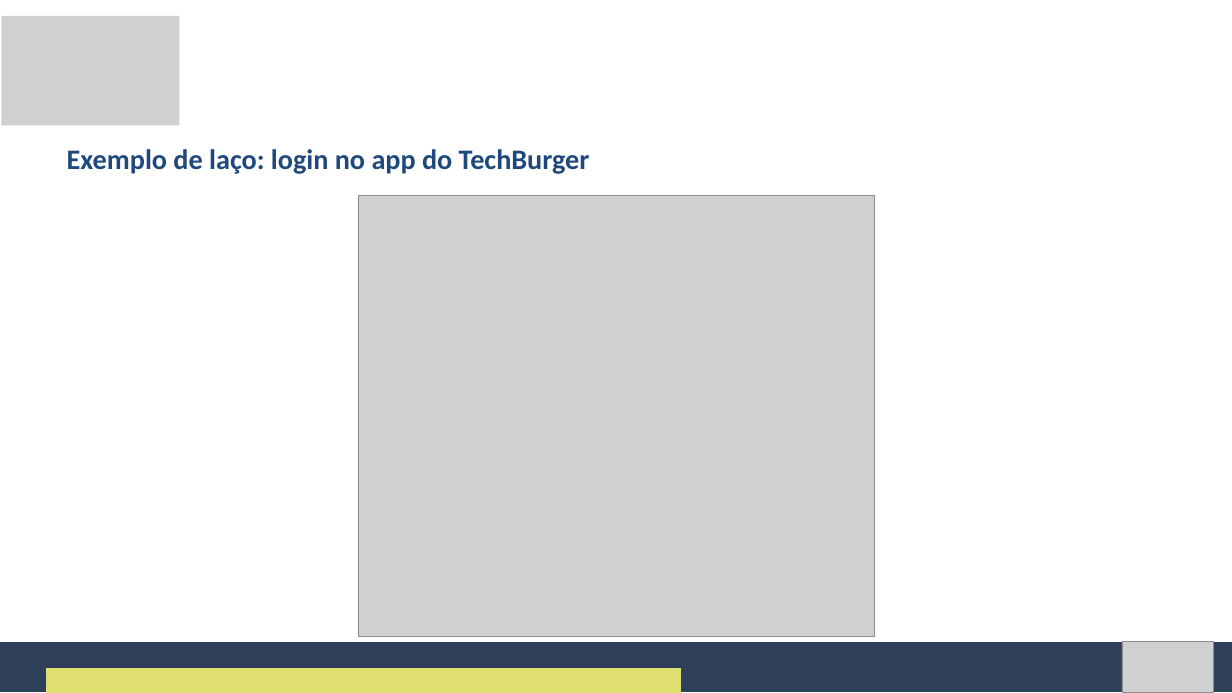
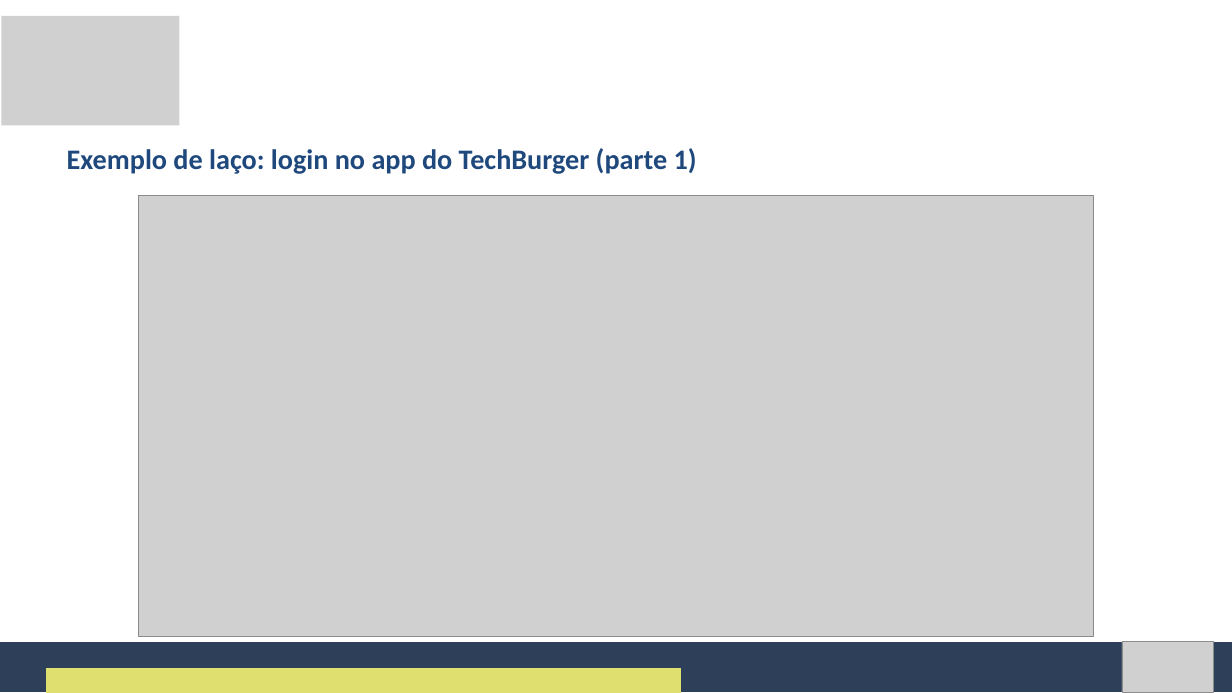
Before and after one commit to Natan20/Curso-Modelagem-De-Sistemas-Material, a slide deck: slide 35 of Aula 07 - 02-10-2026/Aula 7 - Slides.pptx. Drawn at 1232x693 pixels with LibreOffice and Linux fonts; fonts in the diff are those of the drawing; grey boxes stand for pictures. Boxes give left, top, right and bottom in pixels: in the first picture for what was removed or moved away, otherwise in the second. Text is boxed around its words. In the diff, an @@ line names an element or a change of style, - is before the commit and + after.

```diff
--- a/Aula 07 - 02-10-2026/Aula 7 - Slides.pptx
+++ b/Aula 07 - 02-10-2026/Aula 7 - Slides.pptx
@@ text at [67, 148, 697, 174]: text changed @@
-Exemplo de laço: login no app do TechBurger
+Exemplo de laço: login no app do TechBurger (parte 1)
@@ picture: place and size @@
-picture at [358, 195, 874, 636]
+picture at [139, 195, 1094, 636]
```
Also in this commit, not shown: 18 other slides changed, 15 slides added, 2 other files.
